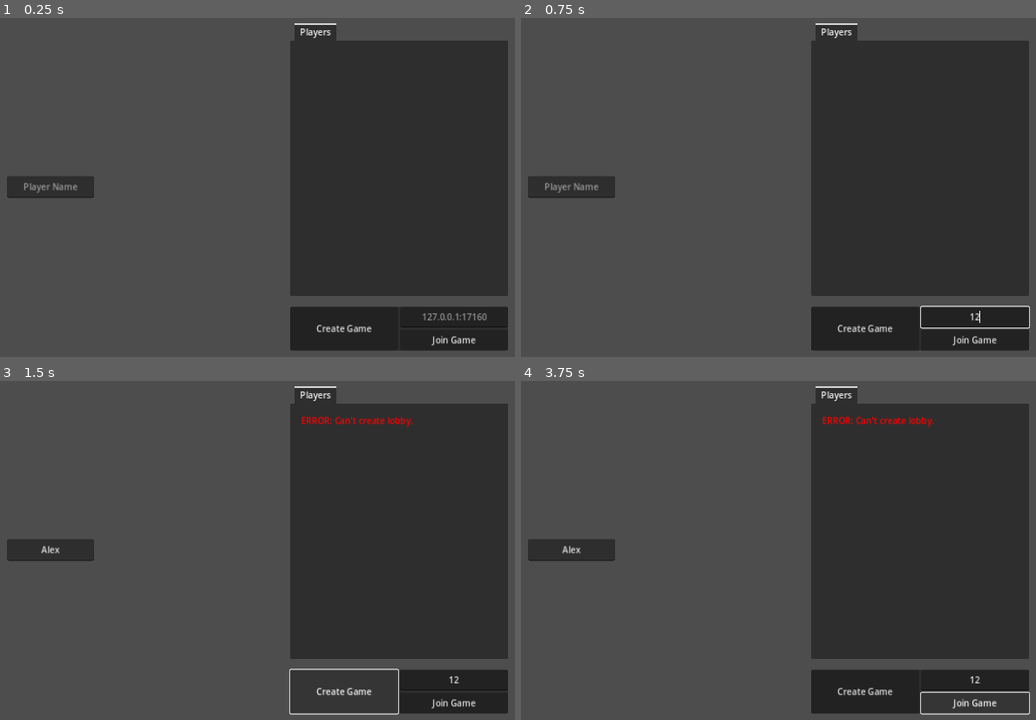
Above: before the commit, frames 1-4 (two rows, left to right).
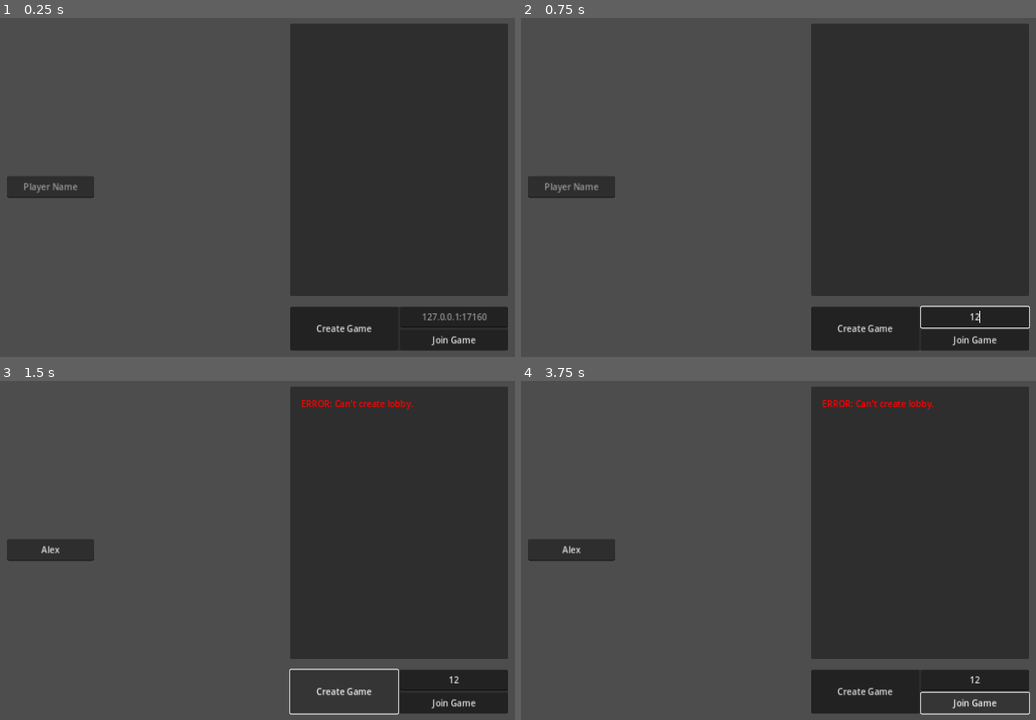
Above: after the commit, the same moments.

Repository: rwilson02/Poker-Party
Game: Godot game, scene res://scenes/Main.tscn
Two runs of this game, one before a commit and one after it. Both use one fixed random seed, a clock stepped at 60 frames per second and the inputs below.
Inputs (mouse positions are in pixels of both pictures, inside the frame that each line leads up to):
- Up to frame 1 (0.25 s): no input
- Up to frame 2 (0.75 s): click (974, 316) at 0.52 s; type "12" at 0.6 s
- Up to frame 3 (1.5 s): click (51, 550) at 0.75 s; type "Alex" at 0.83 s; click "Create Game" at 1.25 s
- Up to frame 4 (3.75 s): click "Create Game" at 2 s; click "Create Game" at 2.75 s; click "Join Game" at 3.5 s

The runs differ from the first frame. In frame 1, 1.8% of the frame differs, in the area x 56-99%, y 1-7%; in frame 2, 1.8%; in frame 3, 2.3%, in the area x 56-99%, y 1-14%; in frame 4, 2.3%.

Commit message:
lobby options

Diff:
--- a/rules/base_rules.json
+++ b/rules/base_rules.json
@@ -22,5 +22,6 @@
 	"INITIAL_CHIPS": 200,
 	"ANTE": 20,
 	"GAMEPLAY_ROUNDS": 5000,
-	"MIN_BET": 5
+	"MIN_BET": 5,
+	"WINNERS": 1
 }
--- a/scenes/Lobby.tscn
+++ b/scenes/Lobby.tscn
@@ -29,6 +29,7 @@
 offset_top = 20.0
 offset_right = 420.0
 offset_bottom = 520.0
+tabs_visible = false
 
 [node name="Players" type="MarginContainer" parent="LobbyControls/LobbyMenu"]
 layout_mode = 2
@@ -40,6 +41,204 @@
 [node name="RichTextLabel" type="RichTextLabel" parent="LobbyControls/LobbyMenu/Players"]
 layout_mode = 2
 bbcode_enabled = true
+
+[node name="Options" type="MarginContainer" parent="LobbyControls/LobbyMenu"]
+visible = false
+layout_mode = 2
+theme_override_constants/margin_left = 20
+theme_override_constants/margin_top = 20
+theme_override_constants/margin_right = 20
+theme_override_constants/margin_bottom = 20
+
+[node name="ScrollContainer" type="ScrollContainer" parent="LobbyControls/LobbyMenu/Options"]
+layout_mode = 2
+horizontal_scroll_mode = 0
+
+[node name="VBoxContainer" type="VBoxContainer" parent="LobbyControls/LobbyMenu/Options/ScrollContainer"]
+layout_mode = 2
+size_flags_horizontal = 3
+size_flags_vertical = 3
+
+[node name="CARDS" type="Label" parent="LobbyControls/LobbyMenu/Options/ScrollContainer/VBoxContainer"]
+layout_mode = 2
+text = "CARD OPTIONS"
+horizontal_alignment = 2
+
+[node name="HOLE_CARDS" type="HBoxContainer" parent="LobbyControls/LobbyMenu/Options/ScrollContainer/VBoxContainer"]
+layout_mode = 2
+
+[node name="Label" type="Label" parent="LobbyControls/LobbyMenu/Options/ScrollContainer/VBoxContainer/HOLE_CARDS"]
+layout_mode = 2
+size_flags_horizontal = 3
+text = "Hole Cards: "
+horizontal_alignment = 2
+vertical_alignment = 1
+
+[node name="SpinBox" type="SpinBox" parent="LobbyControls/LobbyMenu/Options/ScrollContainer/VBoxContainer/HOLE_CARDS"]
+layout_mode = 2
+min_value = 1.0
+max_value = 3.0
+value = 2.0
+
+[node name="COMM_CARDS" type="HBoxContainer" parent="LobbyControls/LobbyMenu/Options/ScrollContainer/VBoxContainer"]
+layout_mode = 2
+
+[node name="Label" type="Label" parent="LobbyControls/LobbyMenu/Options/ScrollContainer/VBoxContainer/COMM_CARDS"]
+layout_mode = 2
+size_flags_horizontal = 3
+text = "Community Cards: "
+horizontal_alignment = 2
+vertical_alignment = 1
+
+[node name="SpinBox" type="SpinBox" parent="LobbyControls/LobbyMenu/Options/ScrollContainer/VBoxContainer/COMM_CARDS"]
+layout_mode = 2
+min_value = 3.0
+max_value = 7.0
+value = 5.0
+
+[node name="CARDS_PER_HAND" type="HBoxContainer" parent="LobbyControls/LobbyMenu/Options/ScrollContainer/VBoxContainer"]
+layout_mode = 2
+
+[node name="Label" type="Label" parent="LobbyControls/LobbyMenu/Options/ScrollContainer/VBoxContainer/CARDS_PER_HAND"]
+layout_mode = 2
+size_flags_horizontal = 3
+text = "Cards in a Hand: "
+horizontal_alignment = 2
+vertical_alignment = 1
+
+[node name="SpinBox" type="SpinBox" parent="LobbyControls/LobbyMenu/Options/ScrollContainer/VBoxContainer/CARDS_PER_HAND"]
+layout_mode = 2
+min_value = 4.0
+max_value = 6.0
+value = 5.0
+
+[node name="DECK" type="Label" parent="LobbyControls/LobbyMenu/Options/ScrollContainer/VBoxContainer"]
+layout_mode = 2
+text = "
+DECK OPTIONS"
+horizontal_alignment = 2
+
+[node name="SUITS" type="HBoxContainer" parent="LobbyControls/LobbyMenu/Options/ScrollContainer/VBoxContainer"]
+layout_mode = 2
+
+[node name="Label" type="Label" parent="LobbyControls/LobbyMenu/Options/ScrollContainer/VBoxContainer/SUITS"]
+layout_mode = 2
+size_flags_horizontal = 3
+text = "Suits: "
+horizontal_alignment = 2
+vertical_alignment = 1
+
+[node name="SpinBox" type="SpinBox" parent="LobbyControls/LobbyMenu/Options/ScrollContainer/VBoxContainer/SUITS"]
+layout_mode = 2
+min_value = 2.0
+max_value = 6.0
+value = 4.0
+
+[node name="VALS_PER_SUIT" type="HBoxContainer" parent="LobbyControls/LobbyMenu/Options/ScrollContainer/VBoxContainer"]
+layout_mode = 2
+
+[node name="Label" type="Label" parent="LobbyControls/LobbyMenu/Options/ScrollContainer/VBoxContainer/VALS_PER_SUIT"]
+layout_mode = 2
+size_flags_horizontal = 3
+text = "Cards per Suit: "
+horizontal_alignment = 2
+vertical_alignment = 1
+
+[node name="SpinBox" type="SpinBox" parent="LobbyControls/LobbyMenu/Options/ScrollContainer/VBoxContainer/VALS_PER_SUIT"]
+layout_mode = 2
+min_value = 7.0
+max_value = 19.0
+step = 3.0
+value = 13.0
+
+[node name="GAMEPLAY" type="Label" parent="LobbyControls/LobbyMenu/Options/ScrollContainer/VBoxContainer"]
+layout_mode = 2
+text = "
+GAMEPLAY OPTIONS"
+horizontal_alignment = 2
+
+[node name="INITIAL_CHIPS" type="HBoxContainer" parent="LobbyControls/LobbyMenu/Options/ScrollContainer/VBoxContainer"]
+layout_mode = 2
+
+[node name="Label" type="Label" parent="LobbyControls/LobbyMenu/Options/ScrollContainer/VBoxContainer/INITIAL_CHIPS"]
+layout_mode = 2
+size_flags_horizontal = 3
+text = "Initial Chips:
+"
+horizontal_alignment = 2
+vertical_alignment = 1
+
+[node name="SpinBox" type="SpinBox" parent="LobbyControls/LobbyMenu/Options/ScrollContainer/VBoxContainer/INITIAL_CHIPS"]
+layout_mode = 2
+min_value = 50.0
+max_value = 5000.0
+step = 25.0
+value = 200.0
+allow_greater = true
+
+[node name="ANTE" type="HBoxContainer" parent="LobbyControls/LobbyMenu/Options/ScrollContainer/VBoxContainer"]
+layout_mode = 2
+
+[node name="Label" type="Label" parent="LobbyControls/LobbyMenu/Options/ScrollContainer/VBoxContainer/ANTE"]
+layout_mode = 2
+size_flags_horizontal = 3
+text = "Ante: "
+horizontal_alignment = 2
+vertical_alignment = 1
+
+[node name="SpinBox" type="SpinBox" parent="LobbyControls/LobbyMenu/Options/ScrollContainer/VBoxContainer/ANTE"]
+layout_mode = 2
+step = 5.0
+value = 20.0
+
+[node name="MIN_BET" type="HBoxContainer" parent="LobbyControls/LobbyMenu/Options/ScrollContainer/VBoxContainer"]
+layout_mode = 2
+
+[node name="Label" type="Label" parent="LobbyControls/LobbyMenu/Options/ScrollContainer/VBoxContainer/MIN_BET"]
+layout_mode = 2
+size_flags_horizontal = 3
+text = "Minimum Bet: "
+horizontal_alignment = 2
+vertical_alignment = 1
+
+[node name="SpinBox" type="SpinBox" parent="LobbyControls/LobbyMenu/Options/ScrollContainer/VBoxContainer/MIN_BET"]
+layout_mode = 2
+min_value = 1.0
+value = 5.0
+allow_greater = true
+
+[node name="GAMEPLAY_ROUNDS" type="HBoxContainer" parent="LobbyControls/LobbyMenu/Options/ScrollContainer/VBoxContainer"]
+layout_mode = 2
+
+[node name="Label" type="Label" parent="LobbyControls/LobbyMenu/Options/ScrollContainer/VBoxContainer/GAMEPLAY_ROUNDS"]
+layout_mode = 2
+size_flags_horizontal = 3
+text = "Number of Rounds: "
+horizontal_alignment = 2
+vertical_alignment = 1
+
+[node name="SpinBox" type="SpinBox" parent="LobbyControls/LobbyMenu/Options/ScrollContainer/VBoxContainer/GAMEPLAY_ROUNDS"]
+layout_mode = 2
+min_value = 3.0
+max_value = 30.0
+value = 30.0
+allow_greater = true
+
+[node name="WINNERS" type="HBoxContainer" parent="LobbyControls/LobbyMenu/Options/ScrollContainer/VBoxContainer"]
+layout_mode = 2
+
+[node name="Label" type="Label" parent="LobbyControls/LobbyMenu/Options/ScrollContainer/VBoxContainer/WINNERS"]
+layout_mode = 2
+size_flags_horizontal = 3
+text = "Winners per Round: "
+horizontal_alignment = 2
+vertical_alignment = 1
+
+[node name="SpinBox" type="SpinBox" parent="LobbyControls/LobbyMenu/Options/ScrollContainer/VBoxContainer/WINNERS"]
+layout_mode = 2
+min_value = 1.0
+max_value = 3.0
+value = 1.0
 
 [node name="Control" type="Panel" parent="LobbyControls"]
 layout_mode = 1
--- a/scripts/gameplay/gameplay_main.gd
+++ b/scripts/gameplay/gameplay_main.gd
@@ -27,7 +27,7 @@
 	player_responses += 1
 	if player_responses == Netgame.players.keys().size():
 		player_responses = 0
-		start_game(true)
+		start_game(false)
 
 func start_game(restart):
 	MENU.hide_end_screen.rpc()
@@ -143,11 +143,11 @@
 	var players = winners.map(func(c): return c[0])
 	var hands = winners.map(func(c): return c[1])
 
-	var winning_players = Rules.RULES.CURRENT_CHANGES.count("TRICKLE_DOWN")
+	var winning_players = Rules.RULES.WINNERS
 	var winning_divisions = {
-		0: [1],
-		1: [0.7, 0.3],
-		2: [0.6, 0.3, 0.1]
+		1: [1],
+		2: [0.7, 0.3],
+		3: [0.6, 0.3, 0.1]
 	}
 	var divisions = winning_divisions[winning_players]
 	var original_pot = Netgame.game_state.pot
--- a/scripts/lobby.gd
+++ b/scripts/lobby.gd
@@ -2,6 +2,7 @@
 
 @onready var player_display = $LobbyControls/LobbyMenu/Players/RichTextLabel
 @onready var address_bar = $LobbyControls/Control/PreGame/VBoxContainer/Address
+@onready var options = $LobbyControls/LobbyMenu/Options/ScrollContainer/VBoxContainer
 @onready var lobby_controls = $LobbyControls/Control/PreGame
 @onready var start_controls = $LobbyControls/Control/InGame
 @onready var timer = $Timer
@@ -14,6 +15,7 @@
 	Netgame.server_disconnected.connect(server_exploded)
 	timer.timeout.connect(timeout)
 	Netgame.players.clear()
+	Rules.reset()
 
 func test_start(remaining_players):
 	start_controls.get_node("StartButton").disabled = false if remaining_players >= 2 else true
@@ -52,6 +54,7 @@
 		lobby_controls.visible = false
 		start_controls.visible = true
 		start_controls.get_node("StartButton").visible = true
+		$LobbyControls/LobbyMenu.tabs_visible = true
 	else:
 		player_display.clear()
 		player_display.push_color(Color.RED)
@@ -97,8 +100,10 @@
 	start_controls.visible = false
 	lobby_controls.visible = true
 	name_input.editable = true
+	$LobbyControls/LobbyMenu.tabs_visible = false
 
 func on_start_button():
+	set_lobby_rules()
 	start_game.rpc()
 
 @rpc("call_local", "reliable")
@@ -130,3 +135,30 @@
 		lobby_controls.visible = true
 		start_controls.visible = false
 		name_input.editable = true
+
+func set_lobby_rules():
+	for possible_rule in options.get_children():
+		if possible_rule is HBoxContainer:
+			var rule_name = possible_rule.name
+			var valid_change = get_rule_change(rule_name)
+
+			if rule_name in Rules.RULES:
+				var box_value = possible_rule.get_node("SpinBox").value as int
+				var val_diff = (box_value - Rules.RULES[rule_name]) / possible_rule.get_node("SpinBox").step
+
+				if val_diff != 0 and not valid_change.is_empty():
+					var modifier = "UP" if signi(val_diff) == 1 else "DOWN"
+					var change = "%s_%s" % [valid_change, modifier]
+
+					for i in absi(val_diff):
+						Rules.add_change(change)
+
+				Rules.set_rule(possible_rule.name, box_value)
+
+func get_rule_change(rule_name):
+	var change_file = FileAccess.open("res://rules/change_info.txt", FileAccess.READ)
+	while not change_file.eof_reached():
+		var line = change_file.get_csv_line()
+		if rule_name in line:
+			return line[0].get_slice("_", 0)
+	return ""
